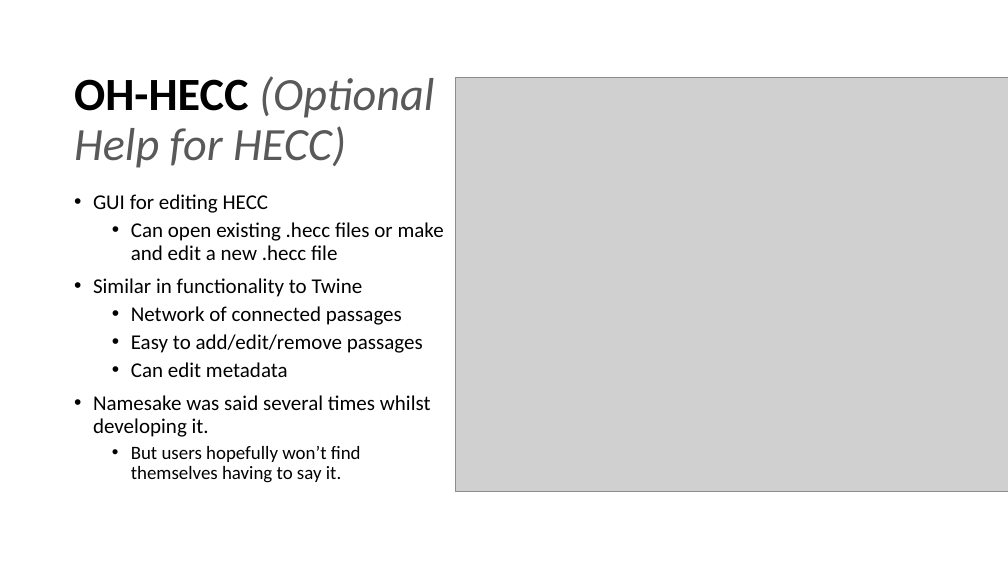
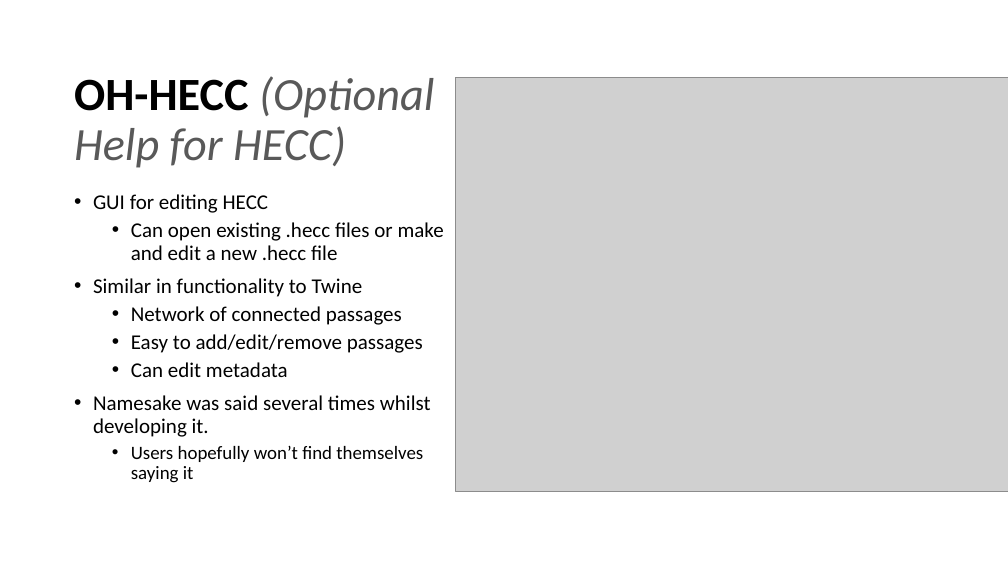
Before and after one commit to 11BelowStudio/HECC-IT, a slide deck: slide 9 of Reports n such/Week 11 Presentation.pptx (slide 7 before the commit). Drawn at 1008x567 pixels with LibreOffice and Linux fonts; fonts in the diff are those of the drawing; grey boxes stand for pictures; background and template pictures are left out. Boxes give left, top, right and bottom in pixels: in the first picture for what was removed or moved away, otherwise in the second. Text is boxed around its words. In the diff, an @@ line names an element or a change of style, - is before the commit and + after.

```diff
--- a/Reports n such/Week 11 Presentation.pptx
+++ b/Reports n such/Week 11 Presentation.pptx
@@ text at bbox=[131, 446, 423, 483]: text changed @@
-  • But users hopefully won’t find themselves having to say it.
+  • Users hopefully won’t find themselves saying it
```
Also in this commit, not shown: 9 other slides changed, 8 slides added, 1 slide removed, 2 other files.
